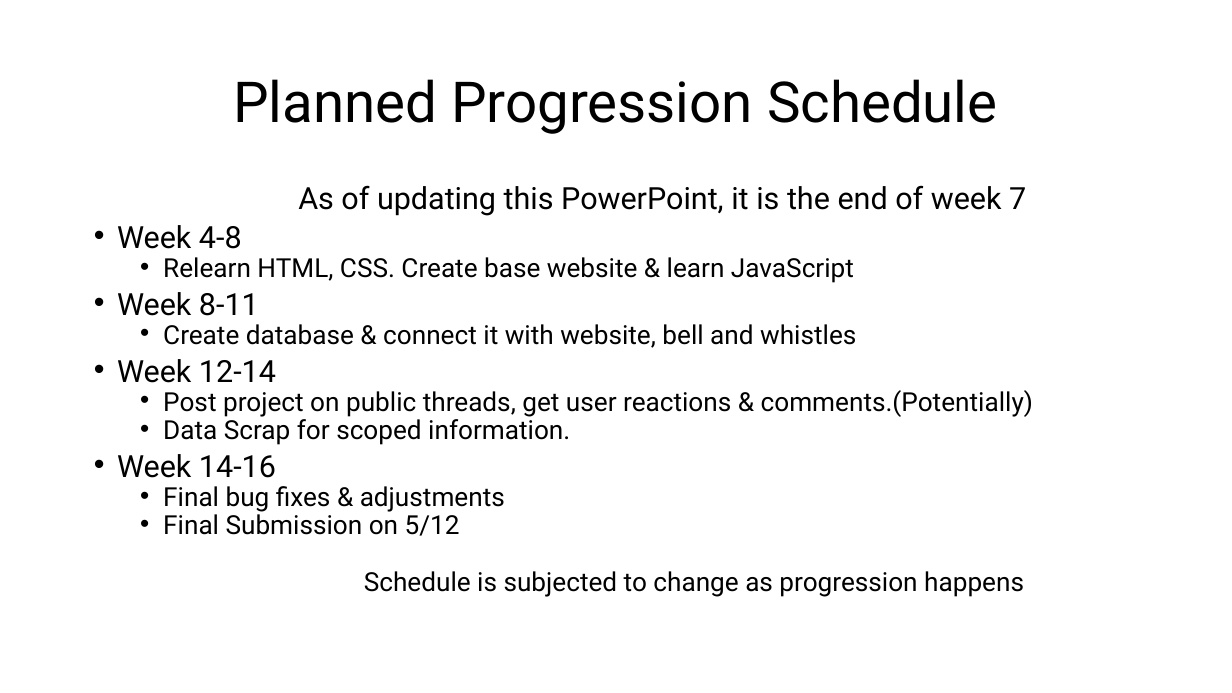
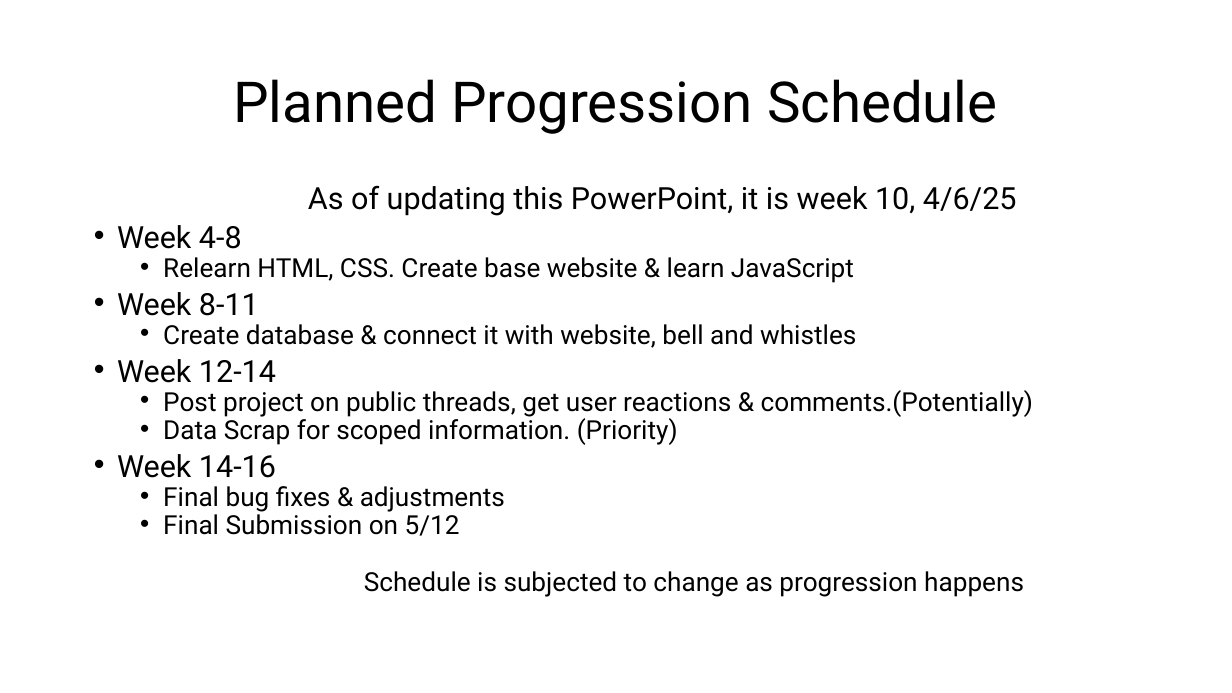
Before and after one commit to anthony2421/cisc4900-anthony2421-vc1a, a slide deck: slide 14 of Progress documentations/CISC 4900 - Diagram.pptx (slide 8 before the commit). Drawn at 1232x693 pixels with LibreOffice and Linux fonts; fonts in the diff are those of the drawing. Boxes give left, top, right and bottom in pixels: in the first picture for what was removed or moved away, otherwise in the second. Text is boxed around its words. In the diff, an @@ line names an element or a change of style, - is before the commit and + after.

```diff
--- a/Progress documentations/CISC 4900 - Diagram.pptx
+++ b/Progress documentations/CISC 4900 - Diagram.pptx
@@ text at [308, 185, 1017, 216]: text changed @@
-As of updating this PowerPoint, it is the end of week 7
+As of updating this PowerPoint, it is week 10, 4/6/25
@@ text at [163, 415, 678, 445]: text changed @@
-  • Data Scrap for scoped information.
+  • Data Scrap for scoped information. (Priority)
```
Also in this commit, not shown: 2 other slides changed, 7 slides added.
